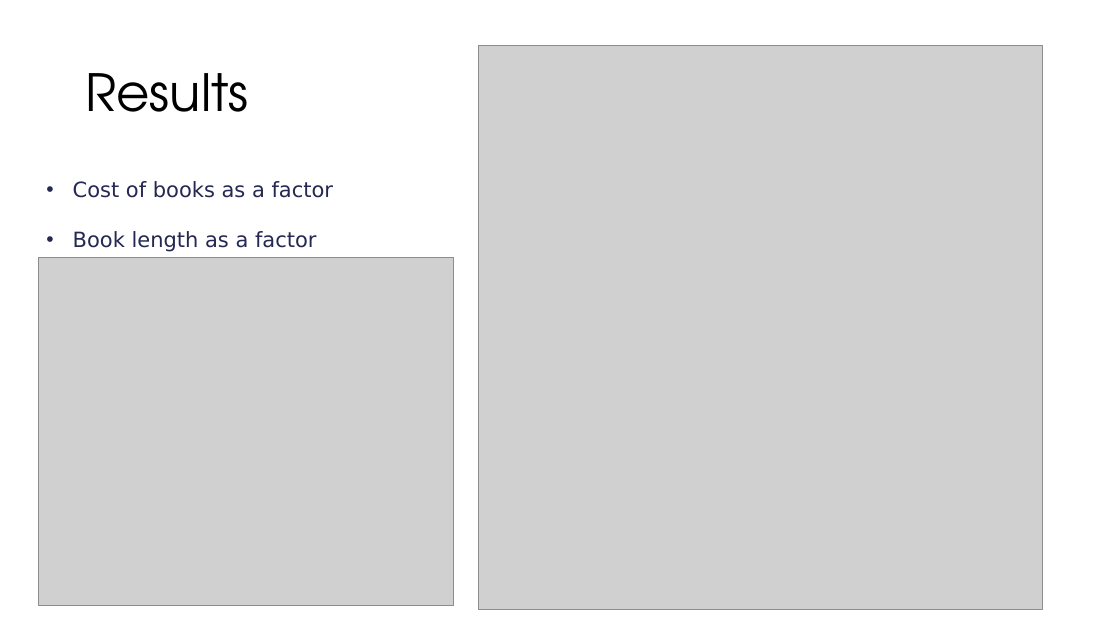
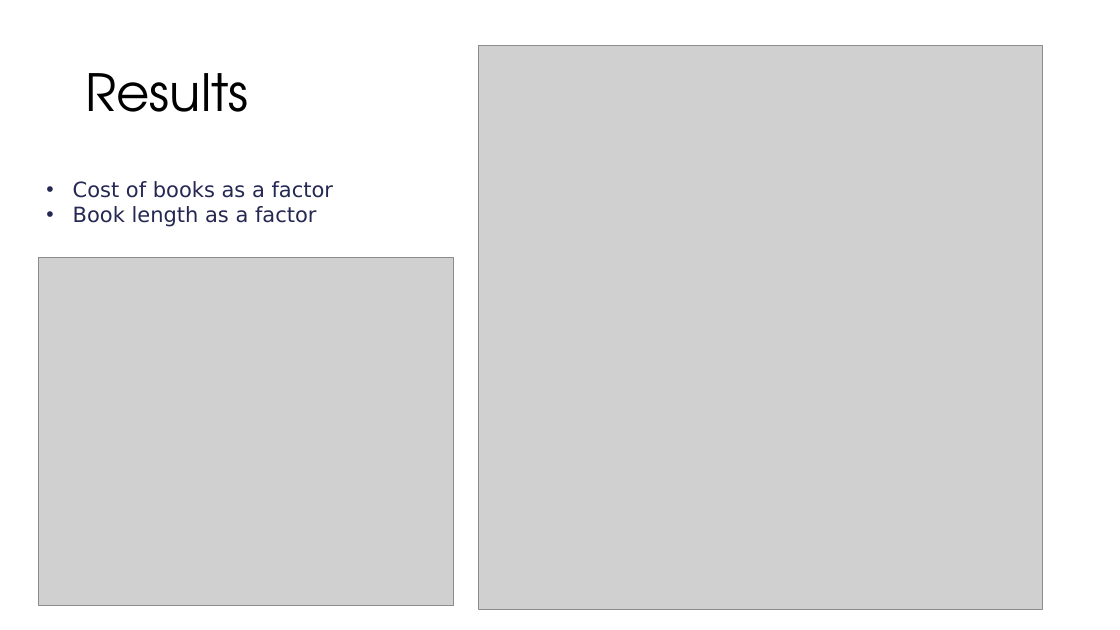
Before and after one commit to learningsCCM/Final-Project, a slide deck: slide 14 of FinalProjectPresentation.pptx. Drawn at 1120x630 pixels with LibreOffice and Linux fonts; fonts in the diff are those of the drawing; grey boxes stand for pictures. Boxes give left, top, right and bottom in pixels: in the first picture for what was removed or moved away, otherwise in the second. Text is boxed around its words. In the diff, an @@ line names an element or a change of style, - is before the commit and + after.

```diff
--- a/FinalProjectPresentation.pptx
+++ b/FinalProjectPresentation.pptx
@@ text "Cost of books as a ..." rewrapped from (x1=73, y1=181, x2=333, y2=252) to (x1=73, y1=181, x2=333, y2=227) @@
```
Also in this commit, not shown: 10 other slides changed.
